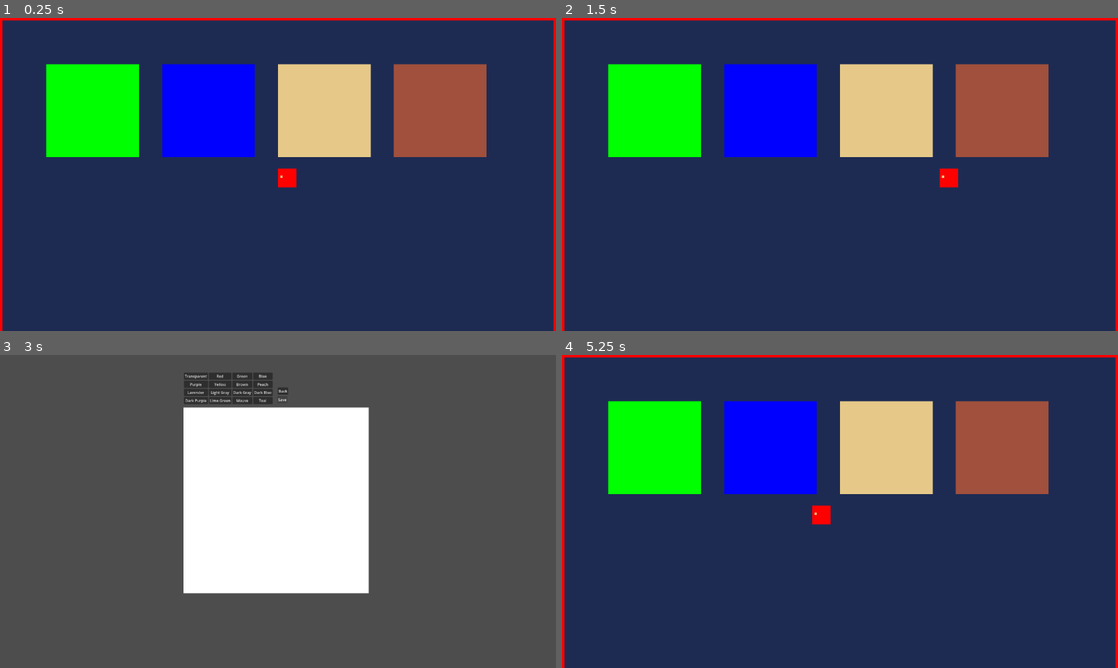
Above: before the commit, frames 1-4 (two rows, left to right).
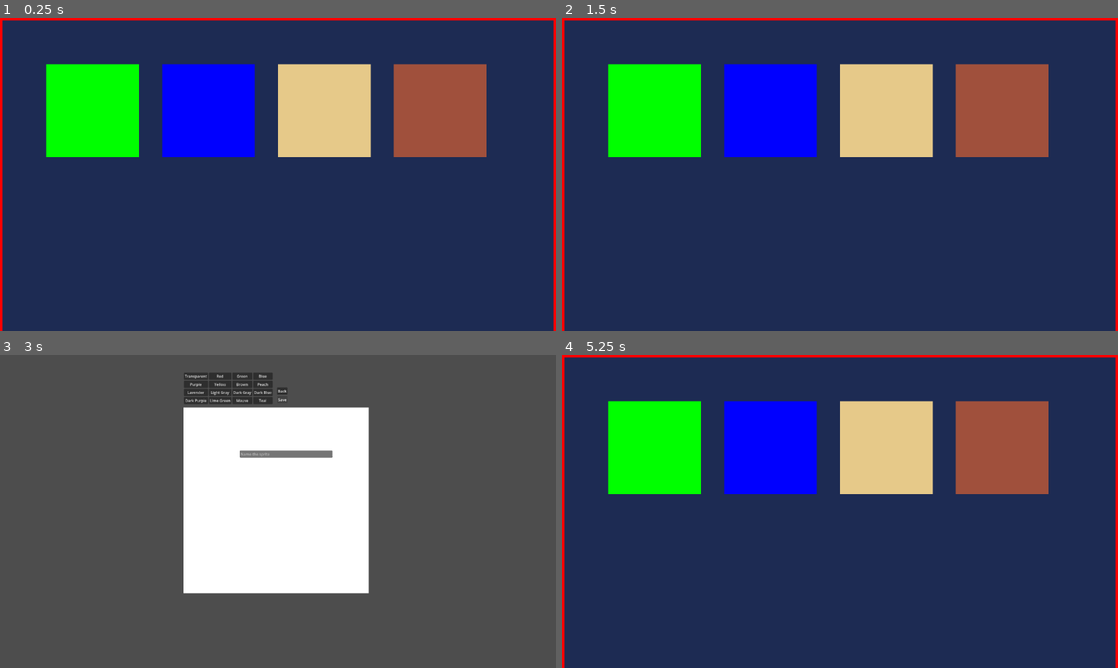
Above: after the commit, the same moments.

Repository: bobis1/godot-fantasy-console
Game: Godot game, scene res://main.tscn
The game is run twice, just before and just after one commit, with the same random seed, the same clock (stepped at 60 frames per second) and the same inputs.
Inputs (mouse positions are in pixels of both pictures, inside the frame that each line leads up to):
- Up to frame 1 (0.25 s): no input
- Up to frame 2 (1.5 s): tap Enter at 0.5 s; move the mouse to (962, 158) at 0.52 s; hold D (RIGHT) 0.53-1.25 s; hold Q (A) 0.53-1.25 s; click (962, 158) at 0.67 s; tap E (B) at 0.8 s; drag from (728, 190) to (812, 237) at 1.27 s
- Up to frame 3 (3 s): tap Space at 2 s; move the mouse to (333, 442) at 2.02 s; hold D (RIGHT) 2.03-2.75 s; hold R 2.03-2.75 s; tap Q (A) at 2.3 s; click "Save" at 2.75 s
- Up to frame 4 (5.25 s): click "Back" at 3.5 s; tap Enter at 4.25 s; drag from (812, 574) to (673, 464) at 4.27 s; tap Space at 5 s; move the mouse to (1006, 558) at 5.02 s; hold A (LEFT) from 5.03 s (still down); hold E (B) from 5.03 s (still down)

The runs differ from the first frame. In frame 1, 0.2% of the frame differs, in the area x 50-54%, y 48-55%; in frame 2, 0.2%; in frame 3, 0.4%, in the area x 43-60%, y 11-33%; in frame 4, 0.2%.

Commit message:
worked on starting the cpu

Diff:
--- a/Editor.tscn
+++ b/Editor.tscn
@@ -102,13 +102,14 @@
 layout_mode = 2
 text = "Teal"
 
-[node name="ColorRect" type="ColorRect" parent="Control" unique_id=1824463377]
+[node name="ColorRect" type="ColorRect" parent="Control" unique_id=1824463377 node_paths=PackedStringArray("NamingPopup")]
 layout_mode = 0
 offset_top = 151.0
 offset_right = 40.0
 offset_bottom = 191.0
 scale = Vector2(20, 20)
 script = ExtResource("2_1qsck")
+NamingPopup = NodePath("../../NamingPopup")
 
 [node name="Save" type="Button" parent="Control" unique_id=4781677]
 layout_mode = 0
@@ -120,12 +121,27 @@
 
 [node name="Back" type="Button" parent="Control" unique_id=312809416]
 layout_mode = 0
-offset_left = 407.0
+offset_left = 404.0
 offset_top = 64.0
-offset_right = 452.0
+offset_right = 449.0
 offset_bottom = 95.0
 text = "Back
 "
+
+[node name="NamingPopup" type="Control" parent="." unique_id=1938953504]
+visible = false
+layout_mode = 3
+anchors_preset = 0
+offset_right = 40.0
+offset_bottom = 40.0
+
+[node name="LineEdit" type="LineEdit" parent="NamingPopup" unique_id=534407082]
+layout_mode = 0
+offset_left = 1035.0
+offset_top = 412.0
+offset_right = 1435.0
+offset_bottom = 443.0
+placeholder_text = "Name the sprite"
 
 [connection signal="pressed" from="Control/Color Select/Black" to="Control/ColorRect" method="_on_black_pressed"]
 [connection signal="pressed" from="Control/Color Select/Red" to="Control/ColorRect" method="_on_red_pressed"]
@@ -145,3 +161,4 @@
 [connection signal="pressed" from="Control/Color Select/Teal" to="Control/ColorRect" method="_on_teal_pressed"]
 [connection signal="pressed" from="Control/Save" to="Control/ColorRect" method="_on_save_pressed"]
 [connection signal="pressed" from="Control/Back" to="Control/ColorRect" method="_on_back_pressed"]
+[connection signal="text_submitted" from="NamingPopup/LineEdit" to="Control/ColorRect" method="_on_line_edit_text_submitted"]
--- /dev/null
+++ b/Scripts/Globals.gd
@@ -0,0 +1,3 @@
+extends Node
+
+var ram = PackedByteArray()
--- a/Scripts/canvas.gd
+++ b/Scripts/canvas.gd
@@ -1,10 +1,14 @@
 extends Control
 
 var grid_size = 8
-var sprite_data = [] # Holds 64 integers (0-15)
-var current_color_index = 1 # What the user is currently "holding" (e.g., 1 = black)
+var sprite_data = []
+var current_color_index = 1
 
-# Your console's 16 fixed colors. Index 0 is often transparent.
+
+
+var spriteName: String
+@export var NamingPopup: Control
+
 var palette = [
 	Color8(0, 0, 0, 0),
 	Color8(255, 0, 0),       # 1: Red
@@ -25,12 +29,10 @@
 ]
 
 func _ready():
-	# Initialize our fantasy memory block with 0s (transparent)
 	sprite_data.resize(grid_size * grid_size)
 	sprite_data.fill(0)
 
 func _gui_input(event):
-	# Paint when left-clicking or dragging
 	if event is InputEventMouseButton or event is InputEventMouseMotion:
 		if Input.is_mouse_button_pressed(MOUSE_BUTTON_LEFT):
 			_paint_pixel(event.position)
@@ -150,7 +152,7 @@
 
 
 func _on_save_pressed() -> void:
-	save_to_file(get_sprite_as_buffer())
+	save_to_file()
 	pass
 
 
@@ -165,11 +167,19 @@
 
 	return buffer
 
-func save_to_file(content):
-	var file = FileAccess.open("user://save_sprite.dat", FileAccess.WRITE)
-	file.store_buffer(content)
+func save_to_file():
+	NamingPopup.visible = true
+
+
 
 
 func _on_back_pressed() -> void:
 	get_tree().change_scene_to_file("res://main.tscn")
 	pass
+
+
+func _on_line_edit_text_submitted(new_text: String) -> void:
+	spriteName = new_text
+	var file = FileAccess.open("user://"+spriteName+".dat", FileAccess.WRITE)
+	file.store_buffer(get_sprite_as_buffer())
+	pass
--- a/Scripts/cpu.gd
+++ b/Scripts/cpu.gd
@@ -2,6 +2,22 @@
 
 var AssemblyFile
 var AssemblyFileName: String
+@export var hardware: Script
 
 func _ready() -> void:
 	AssemblyFile = FileAccess.get_file_as_string("user://" + AssemblyFileName)
+
+func peek(addr: int):
+	if addr > 0 && addr < Globals.ram.size():
+		return Globals.ram[addr]
+	return 0
+
+func write(addr: int, value: int):
+	if addr > 0 && addr < Globals.ram.size():
+		Globals.ram[addr] = value
+
+func spr(spriteIndex: int, x: int, y: int, w: int = 1, h: int = 1):
+	for y_off in range(h):
+		for x_off in range(w):
+			var current_sprite = spriteIndex + x_off + (y_off * 16)
+			hardware.draw_sprite(current_sprite, x + (x_off * 8), y + (y_off * 8))
--- a/Scripts/hardware.gd
+++ b/Scripts/hardware.gd
@@ -1,7 +1,6 @@
 extends Node
 
-var ram = PackedByteArray()
-var Screen: TextureRect
+@export var Screen: TextureRect
 
 const VramStart = 0x000
 const VramEnd = 0x4B00
@@ -20,21 +19,19 @@
 var wrapping_enabled: bool = true
 
 
+
+
 func _ready() -> void:
-	ram.resize(65536)
-	ram.fill(0)
+	Globals.ram.resize(65536)
+	Globals.ram.fill(0)
 	SetDefaultPallete()
 	img = Image.create(240, 160, false, Image.FORMAT_RGB8)
 	texture = ImageTexture.create_from_image(img)
-	Screen = get_node("TextureRect")
+	Screen.texture = texture
 	print("Screen value: ", Screen)
 	print("Screen is null: ", Screen == null)
-	Screen.texture = texture
 	draw_test_pattern()
-	Input_byte = ram[InputAddr]
-	for i in range(32):
-		ram[SpriteStart + i] = 0x11 # Fill with Red (Color 1)
-		ram[SpriteStart + 12] = 0x15     # Add a Yellow dot (Color 5) in the middle
+	Input_byte = Globals.ram[InputAddr]
 
 
 
@@ -53,7 +50,7 @@
 		[255, 0, 0],
 		[0, 255, 0],
 		[0, 0, 255],
-		[150,150,0],
+		[150,0,150],
 		[230,201,137], #Yellow
 		[160,80,60], #Brown
 		[255, 204, 170], # peach
@@ -68,9 +65,9 @@
 	]
 	for i in colors.size():
 		var base_address = PalleteStart + (i * 3)
-		ram[base_address] = colors[i][0]
-		ram[base_address + 1] = colors[i][1]
-		ram[base_address + 2] = colors[i][2]
+		Globals.ram[base_address] = colors[i][0]
+		Globals.ram[base_address + 1] = colors[i][1]
+		Globals.ram[base_address + 2] = colors[i][2]
 
 	pass
 
@@ -80,7 +77,7 @@
 		y = y % 160
 	var pixel_index = y * 240 + x
 	var byte_index = pixel_index / 2
-	var current_byte = ram[byte_index]
+	var current_byte = Globals.ram[byte_index]
 
 	if pixel_index % 2 == 0:
 		#Left pixel
@@ -93,7 +90,7 @@
 		current_byte &= 0xF0
 		var new_color = ColorIndex
 		current_byte |= new_color
-	ram[byte_index] = current_byte
+	Globals.ram[byte_index] = current_byte
 
 	pass
 
@@ -101,7 +98,7 @@
 func update_display():
 
 	for i in range(19200):
-		var current_byte = ram[VramStart + i]
+		var current_byte = Globals.ram[VramStart + i]
 
 
 		var pixel_index_left = i * 2
@@ -130,10 +127,11 @@
 	if Input_byte & 0x04: player_x -= 1 # LEFT (Bit 2)
 	if Input_byte & 0x08: player_x += 1 # RIGHT (Bit 3)
 	draw_test_pattern() # Clear screen with background
-	draw_sprite(0, player_x, player_y) # Draw player sprite
 	load_sprite_from_file("user://save_sprite.dat", 1)
+	load_sprite_from_file("user://hello.dat", 2)
 	draw_sprite(1, player_x, player_y)
-	update_display() # Push RAM to texture
+	draw_sprite(2, 120, 120)
+	update_display()
 
 	if(Input.is_key_pressed(KEY_R)): get_tree().change_scene_to_file("res://Editor.tscn")
 	pass
@@ -163,14 +161,14 @@
 		Input_byte |= 0x20
 	else:
 		Input_byte &= ~0x20
-	ram[InputAddr] = Input_byte
+	Globals.ram[InputAddr] = Input_byte
 
 
 func get_color_from_ram(ColorIndex: int) -> Color:
 	var base = PalleteStart + (ColorIndex * 3)
-	var red = ram[base] /255.0
-	var green = ram[base + 1] / 255.0
-	var blue = ram[base + 2] / 255.0
+	var red = Globals.ram[base] /255.0
+	var green = Globals.ram[base + 1] / 255.0
+	var blue = Globals.ram[base + 2] / 255.0
 	return Color(red,green,blue)
 
 
@@ -182,7 +180,7 @@
 
 		# Each byte has 2 pixels, find the right one
 		var byte_offset = i / 2
-		var current_byte = ram[base_addr + byte_offset]
+		var current_byte = Globals.ram[base_addr + byte_offset]
 		var color_idx: int
 
 		if i % 2 == 0:
@@ -226,4 +224,4 @@
 		var buffer = FileAccess.get_file_as_bytes(file_path)
 		var start_address = SpriteStart + (sprite_index * SpriteSize)
 		for i in range(32):
-			ram[start_address + i] = buffer[i]
+			Globals.ram[start_address + i] = buffer[i]
--- a/main.tscn
+++ b/main.tscn
@@ -1,11 +1,17 @@
 [gd_scene format=3 uid="uid://dc8npbms3xwpb"]
 
 [ext_resource type="Script" uid="uid://cdwiustr6854f" path="res://Scripts/hardware.gd" id="1_ig7tw"]
+[ext_resource type="Script" uid="uid://b7un0246qxtr2" path="res://Scripts/cpu.gd" id="2_0xm2m"]
 
-[node name="Node2D" type="Node2D" unique_id=1655598913]
+[node name="Node2D" type="Node2D" unique_id=1655598913 node_paths=PackedStringArray("Screen")]
 script = ExtResource("1_ig7tw")
+Screen = NodePath("TextureRect")
 
 [node name="TextureRect" type="TextureRect" parent="." unique_id=1261296069]
 texture_filter = 1
 offset_right = 2400.0
 offset_bottom = 1600.0
+
+[node name="CPU" type="Node" parent="." unique_id=1222848467]
+script = ExtResource("2_0xm2m")
+hardware = ExtResource("1_ig7tw")
--- a/project.godot
+++ b/project.godot
@@ -17,6 +17,10 @@
 boot_splash/show_image=false
 boot_splash/use_filter=false
 config/icon="res://icon.svg"
+
+[autoload]
+
+Globals="*uid://b3n4ptnw0clt6"
 
 [display]
 
Not shown, added: Scripts/Globals.gd.uid
Not shown, added: Scripts/cpu.gd.uid
Empty file added: screen.gd
Not shown, added: screen.gd.uid
